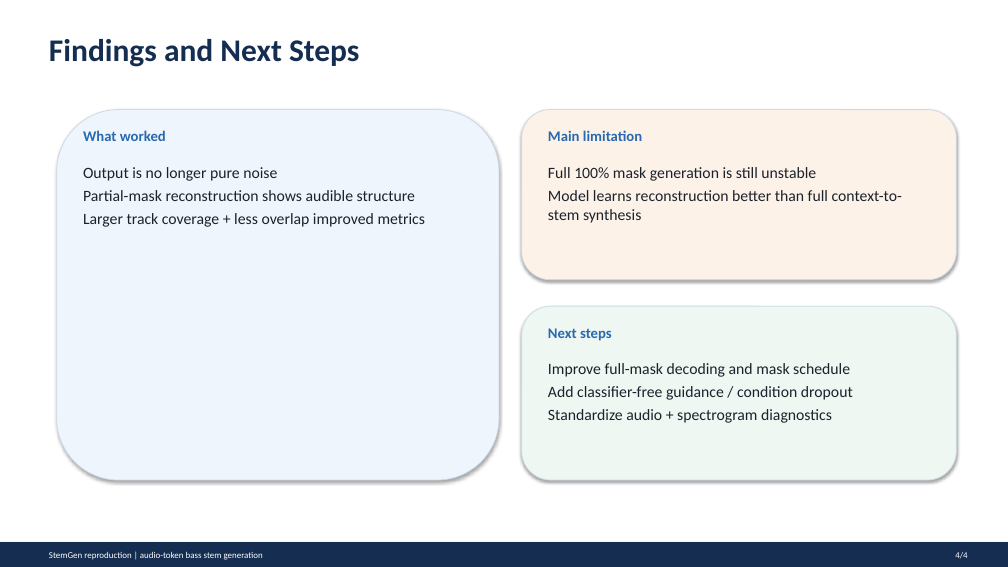
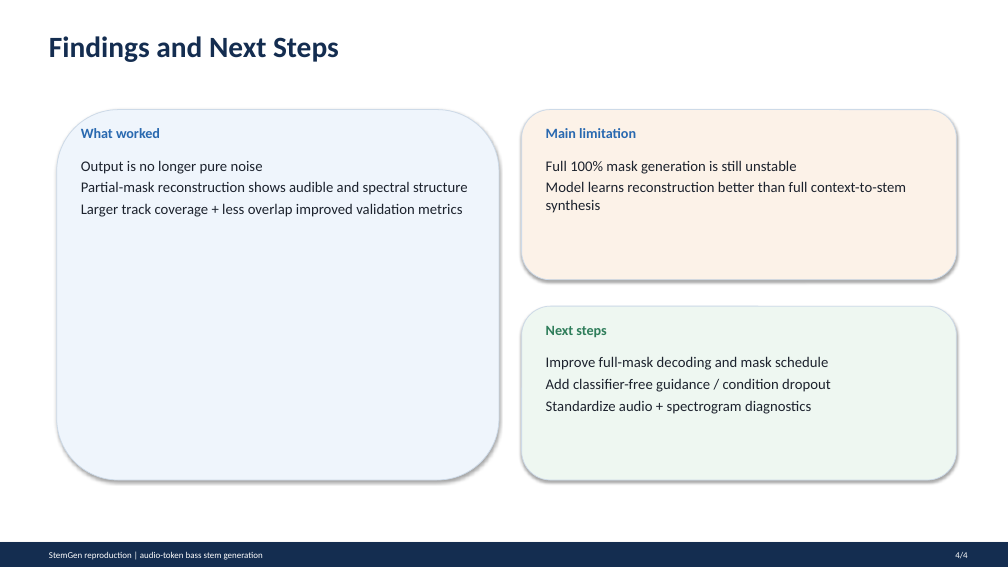
Before and after one commit to daw041/ECE228_stemGen, a slide deck: slide 4 of presentation/stemgen_highlight_3min.pptx. Drawn at 1008x567 pixels with LibreOffice and Linux fonts; fonts in the diff are those of the drawing. Boxes give left, top, right and bottom in pixels: in the first picture for what was removed or moved away, otherwise in the second. Text is boxed around its words. In the diff, an @@ line names an element or a change of style, - is before the commit and + after.

Commit message:
Add spectrogram evidence to presentation

```diff
--- a/presentation/stemgen_highlight_3min.pptx
+++ b/presentation/stemgen_highlight_3min.pptx
@@ text "Findings and Next Steps" at box(49, 36, 339, 62): size 30 to 28 pt @@
@@ text "What worked" at box(81, 128, 160, 138): size 14 to 13.5 pt @@
@@ text "Main limitation" at box(546, 128, 636, 138): size 14 to 13.5 pt @@
@@ text at box(81, 160, 263, 174): size 15 to 14 pt in "Output is no longer pure noise" @@
@@ text "Full 100% mask generation is ..." at box(546, 160, 906, 213): size 15 to 14 pt @@
@@ text at box(81, 181, 468, 217): text changed; size 15 to 14 pt @@
-Partial-mask reconstruction shows audible structure
-Larger track coverage + less overlap improved metrics
+Partial-mask reconstruction shows audible and spectral structure
+Larger track coverage + less overlap improved validation metrics
@@ text "Next steps" at box(546, 326, 606, 338): size 14 to 13.5 pt, text colour #2969B0 to #2E7D5A @@
@@ text "Improve full-mask decoding and mask ..." at box(546, 356, 831, 414): size 15 to 14 pt @@
```
Also in this commit, not shown: 2 other slides changed, 1 slide added, 1 slide removed, 4 other files.
